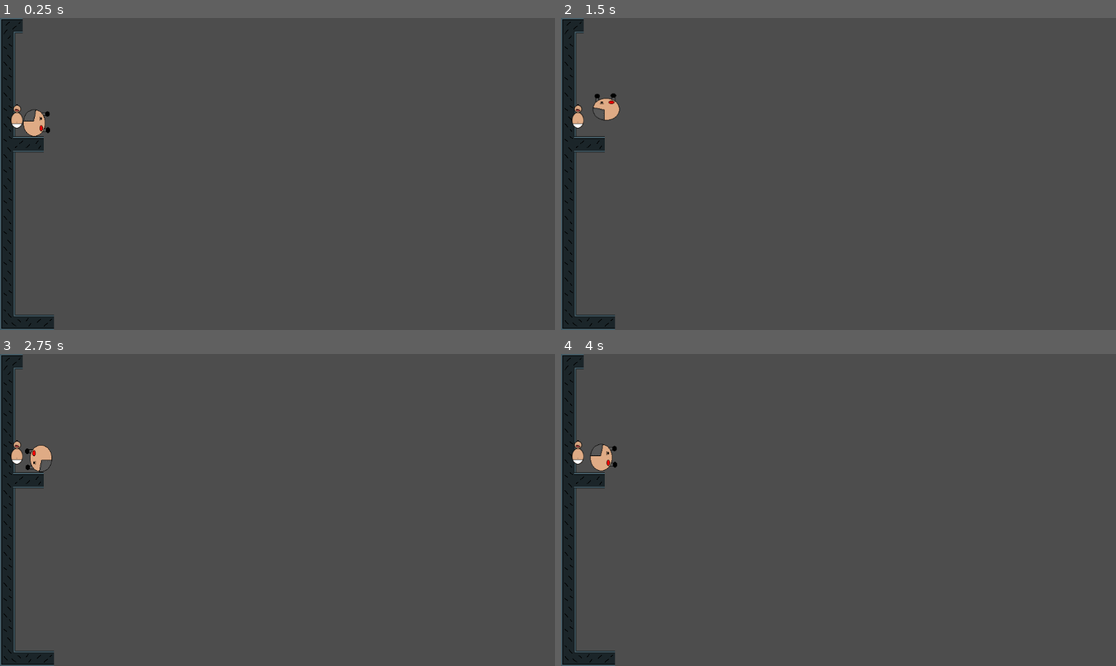
Above: before the commit, frames 1-4 (two rows, left to right).
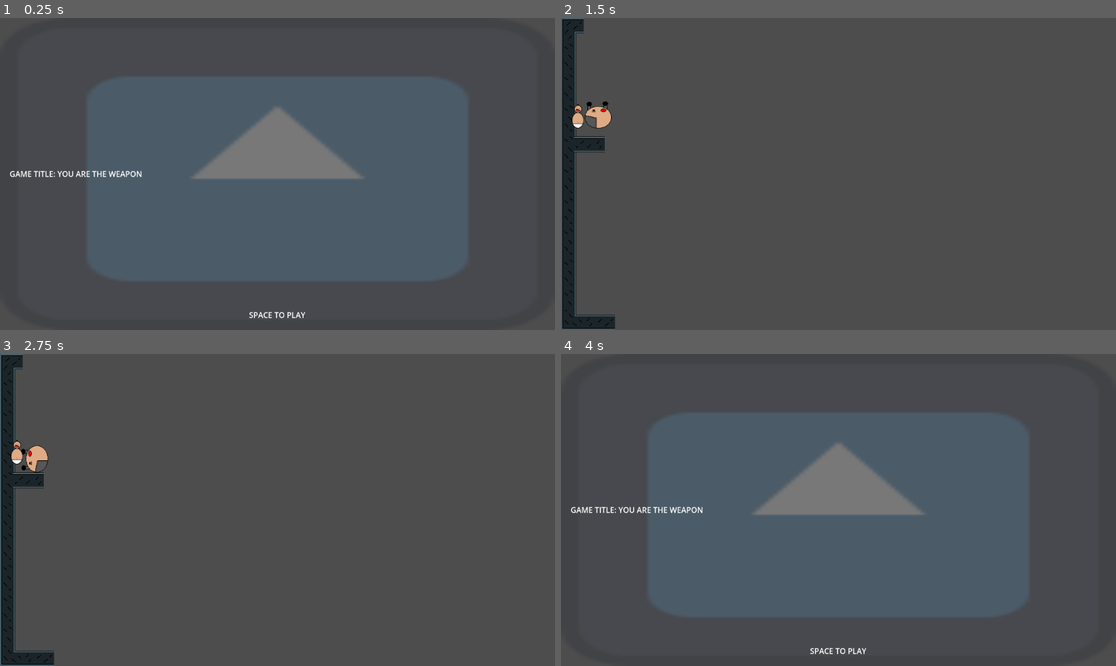
Above: after the commit, the same moments.

Repository: discoaaron/gamejam
Game: Godot game, scene res://scenes/menu/menu.tscn
The game is run twice, just before and just after one commit, with the same random seed, the same clock (stepped at 60 frames per second) and the same inputs. Before the commit the project starts from res://Main.tscn. The engine's default icon, where the game draws it, is replaced by a stand-in: a white triangle on a blue panel in a dark square.
Inputs:
- Up to frame 1 (0.25 s): no input
- Up to frame 2 (1.5 s): tap Enter at 0.5 s; tap A (a) at 0.6 s; tap D (d) at 0.8, 1.35 s; tap Space (space) at 1.25 s
- Up to frame 3 (2.75 s): tap E (e) at 1.55, 2.1 s; tap Enter at 2 s; tap S (s) at 2.3 s
- Up to frame 4 (4 s): tap Space (space) at 2.75, 3.05, 3.6 s; tap S (s) at 2.85 s; tap Enter at 3.5 s; tap A (a) at 3.8 s

The runs differ from the first frame. In frame 1, 47% of the frame differs, in the area x 0-84%, y 0-100%; in frame 2, 0.4%; in frame 3, 0.2%; in frame 4, 47%.
Error before the commit: Parse Error: Expected indented block after function declaration. (res://autoloaders/game_manager.gd:3)

Commit message:
Added main menu placeholder and basic scene transition

Diff:
--- a/game/autoloaders/game_manager.gd
+++ b/game/autoloaders/game_manager.gd
@@ -1,3 +1,13 @@
 extends Node
 
+const GAME: PackedScene = preload("res://Main.tscn")
+const MENU: PackedScene = preload("res://scenes/menu/menu.tscn")
+
+
+
 func load_game_scene() -> void:
+	get_tree().change_scene_to_packed(GAME)
+
+
+func load_menu_scene() -> void:
+	get_tree().change_scene_to_packed(MENU)
--- a/game/main.gd
+++ b/game/main.gd
@@ -23,7 +23,8 @@
 
 # Called every frame. 'delta' is the elapsed time since the previous frame.
 func _process(delta: float) -> void:
-	pass
+	if Input.is_action_just_pressed("space"):
+		GameManager.load_menu_scene()
 
 func _spawnDad() -> void:
 	var dad = dad_scene.instantiate();
--- a/game/project.godot
+++ b/game/project.godot
@@ -11,7 +11,7 @@
 [application]
 
 config/name="gamejam"
-run/main_scene="res://Main.tscn"
+run/main_scene="res://scenes/menu/menu.tscn"
 config/features=PackedStringArray("4.3", "GL Compatibility")
 config/icon="res://icon.svg"
 
--- a/game/scenes/menu/menu.gd
+++ b/game/scenes/menu/menu.gd
@@ -7,4 +7,4 @@
 # Called every frame. 'delta' is the elapsed time since the previous frame.
 func _process(delta: float) -> void:
 	if Input.is_action_just_pressed("space"):
-		GameManager.
+		GameManager.load_game_scene()
Not shown, added: game/art/walls/Wall straight joint.png.import
Not shown, added: game/art/walls/wall long.png.import
